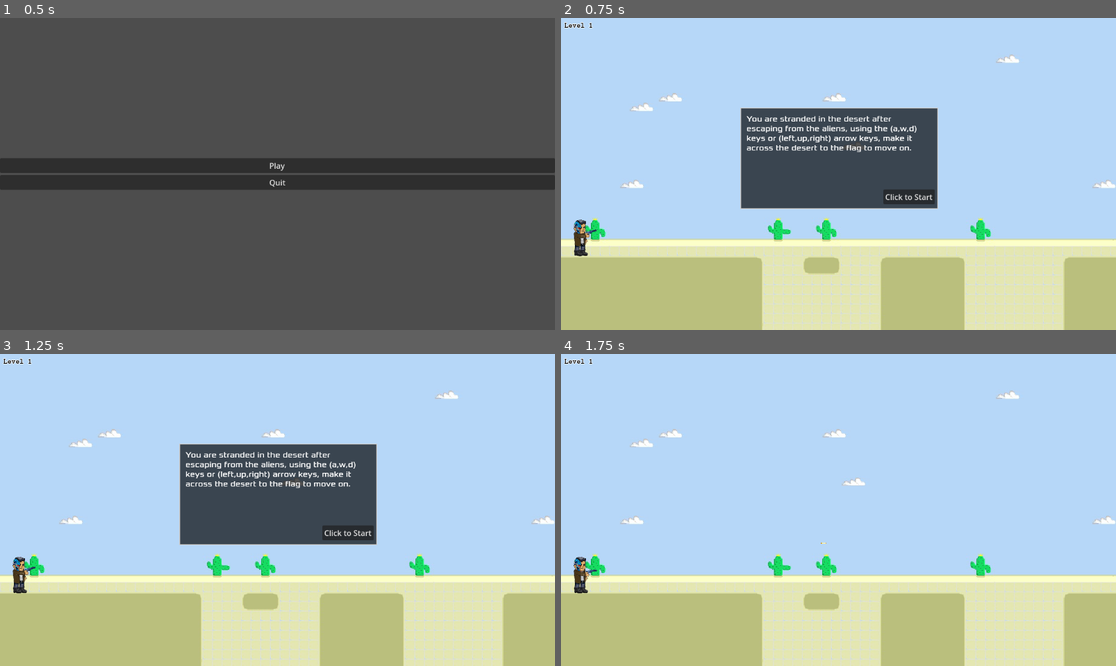
Above: before the commit, frames 1-4 (two rows, left to right).
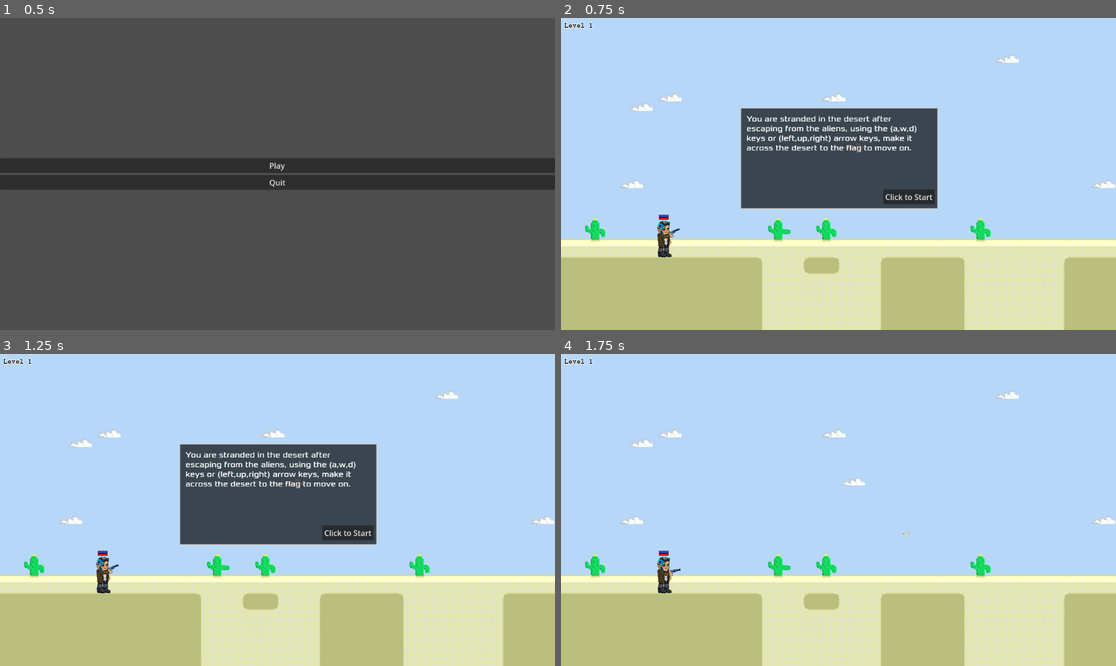
Above: after the commit, the same moments.

Repository: Patelprincein/CS2053Project-team16
Game: Godot game, scene res://scenes/main_menu.tscn
The game is run twice, just before and just after one commit, with the same random seed, the same clock (stepped at 60 frames per second) and the same inputs.
Inputs:
- Up to frame 1 (0.5 s): no input
- Up to frame 2 (0.75 s): click "Play" at 0.5 s
- Up to frame 3 (1.25 s): no input
- Up to frame 4 (1.75 s): click "Click to Start" at 1.25 s

Frame 1 is identical in both runs. In frame 2, 0.6% of the frame differs, in the area x 2-22%, y 63-77%; in frame 3, 0.6%; in frame 4, 0.6%, in the area x 2-63%, y 57-77%.

Commit message:
added bars
added health and nitro bar

Diff:
--- a/project---robots--a-survival-challenge/level_1.gd
+++ b/project---robots--a-survival-challenge/level_1.gd
@@ -7,5 +7,5 @@
 	print("level1")
 
 func _on_end_of_level_body_entered(body: Node2D) -> void:
-	if body.name == "Player":
-		get_tree().change_scene_to_file(NEXT_LEVEL)
+	if body.name == "Player-Body":
+		get_tree().change_scene_to_file("res://scenes/levels/level_2.tscn")
--- a/project---robots--a-survival-challenge/player/scenes/player_body.tscn
+++ b/project---robots--a-survival-challenge/player/scenes/player_body.tscn
@@ -8,6 +8,9 @@
 [ext_resource type="PackedScene" uid="uid://bd4qkqjxvrcr1" path="res://player/scenes/left_arm.tscn" id="6_tvylm"]
 [ext_resource type="Texture2D" uid="uid://8rgsjhfnt2ky" path="res://player/visuals/jet-pack.png" id="7_6dmi2"]
 [ext_resource type="PackedScene" uid="uid://tcdyq4u1xssu" path="res://player/scenes/gun.tscn" id="7_v1go5"]
+[ext_resource type="Texture2D" uid="uid://bljgpf16ylrr2" path="res://bars/Emptybar.png" id="9_xl3hi"]
+[ext_resource type="Texture2D" uid="uid://oynxnbasil83" path="res://bars/Nitrobar.png" id="10_nevek"]
+[ext_resource type="Texture2D" uid="uid://cpxyjf48a5g63" path="res://bars/Healthbar.png" id="11_he0xp"]
 
 [sub_resource type="Animation" id="Animation_r51kf"]
 resource_name = "Fly"
@@ -456,9 +459,28 @@
 position = Vector2(102.667, 3.66667)
 scale = Vector2(0.84, 0.84)
 
-[node name="Area2D" type="Area2D" parent="." groups=["player"]]
+[node name="Area2D" type="Area2D" parent="."]
 
 [node name="CollisionShape2D" type="CollisionShape2D" parent="Area2D" groups=["player"]]
 shape = SubResource("RectangleShape2D_11jb3")
 
+[node name="FlightEnergyBar" type="TextureProgressBar" parent="."]
+offset_left = -17.0
+offset_top = -87.0
+offset_right = 983.0
+offset_bottom = 63.0
+scale = Vector2(0.0352269, 0.0684739)
+texture_under = ExtResource("9_xl3hi")
+texture_progress = ExtResource("10_nevek")
+
+[node name="HealthBar" type="TextureProgressBar" parent="."]
+offset_left = -17.0
+offset_top = -78.0
+offset_right = 983.0
+offset_bottom = 72.0
+scale = Vector2(0.0352269, 0.0684739)
+texture_under = ExtResource("9_xl3hi")
+texture_progress = ExtResource("11_he0xp")
+
 [connection signal="body_entered" from="Body/Left_arm/Gun" to="Body/Left_arm/Gun" method="_on_body_entered"]
+[connection signal="area_entered" from="Area2D" to="." method="_on_area_2d_area_entered"]
--- a/project---robots--a-survival-challenge/player/scripts/Gun.gd
+++ b/project---robots--a-survival-challenge/player/scripts/Gun.gd
@@ -15,7 +15,8 @@
 	fire_timer.connect("timeout", Callable(self, "_fire_bullet"))
 	add_child(fire_timer)
 
-func _process(delta: float) -> void:
+@warning_ignore("unused_parameter")
+func _process(delta):
 	# Start the timer if the player is holding down the "shoot" action.
 	if Input.is_action_pressed("shoot") and not firing:
 		firing = true
@@ -24,6 +25,7 @@
 	elif not Input.is_action_pressed("shoot") and firing:
 		firing = false
 		fire_timer.stop()
+	pass
 
 func _fire_bullet() -> void:
 	if bullet_scene == null:
--- a/project---robots--a-survival-challenge/player/scripts/bullet.gd
+++ b/project---robots--a-survival-challenge/player/scripts/bullet.gd
@@ -11,6 +11,5 @@
 	if position.x > 2000 or position.x < -2000 or position.y > 2000 or position.y < -2000:
 		queue_free()
 
-func _on_Bullet_body_entered(body: Node) -> void:
-	# When the bullet collides with something, remove it.
+func _on_Bullet_body_entered():
 	queue_free()
--- a/project---robots--a-survival-challenge/player/scripts/player_body.gd
+++ b/project---robots--a-survival-challenge/player/scripts/player_body.gd
@@ -1,74 +1,67 @@
 extends CharacterBody2D
 
-
 const speed = 100
-const GRAVITY = 250  # Gravity
-const fly_speed = 500
+const GRAVITY = 250
+const fly_speed = 40
 const JUMP_FORCE = 200
 
 var left_arm
 var body_scale_x
+var tdleta
+var flight_energy = 100.0
+
+@onready var energy_bar = $FlightEnergyBar
+@export var health: int = 20
 
 func _ready() -> void:
 	left_arm = $Body/Left_arm
-	$Body/ChestSprite/RLeg/RJet.visible = false
-	$Body/ChestSprite/LLeg/LJet.visible = false
+	visible_jets(false)
 	body_scale_x = $Body.scale.x
+	$FlightEnergyBar.max_value = flight_energy
+	$FlightEnergyBar.value = flight_energy
+	$HealthBar.max_value = health
+	$HealthBar.value = health
 
-func _process(delta):
-	if $Body.scale.x > 0: # looking right
+@warning_ignore("unused_parameter")
+func _process(dleta):
+	if $Body.scale.x > 0:
 		left_arm.rotation = (get_global_mouse_position() - left_arm.global_position).angle()
-	else: # looking left
+	else:
 		var dir = get_global_mouse_position() - left_arm.global_position
 		dir.x = -dir.x
 		left_arm.rotation = dir.angle()
 
+
 func _physics_process(delta: float) -> void:
-
 	velocity.x = 0
-
-	if (((left_arm.rotation_degrees < -90 && left_arm.rotation_degrees > -180) || (left_arm.rotation_degrees < 180 && left_arm.rotation_degrees > 90)) && ((get_global_mouse_position().x - left_arm.global_position.x) < 0)):
-		$Body.scale.x = -$Body.scale.x
-	if (((left_arm.rotation_degrees < -90 && left_arm.rotation_degrees > -180) || (left_arm.rotation_degrees < 180 && left_arm.rotation_degrees > 90)) && ((get_global_mouse_position().x - left_arm.global_position.x) > 0)):
-		$Body.scale.x = -$Body.scale.x
+	player_faces()
 	if Input.is_action_pressed("left"):
 		velocity.x = -speed
 		$AnimationPlayer.play("walk")
-		#if $Body.scale.x > 0:
-		#	$Body.scale.x = -body_scale_x
-
-	# Moving Right ([RIGHT]/[D])
 	if Input.is_action_pressed("right"):
 		velocity.x = speed
 		$AnimationPlayer.play("walk")
-		#if $Body.scale.x < 0:
-		#	$Body.scale.x = body_scale_x
 
-	# Not Moving
-	if not Input.is_action_pressed("right") and not Input.is_action_pressed("left"):
-		$AnimationPlayer.play("idle")
-
-	# Jump ([SPACE])
 	if is_on_floor() and Input.is_action_pressed("jump"):
 		velocity.y = -JUMP_FORCE
 
-	# Flying ([UP]/[W])
-	if Input.is_action_pressed("up"):
-		velocity.y -= fly_speed * delta
-		$Body/ChestSprite/LLeg/LJet.visible = true
-		$Body/ChestSprite/RLeg/RJet.visible = true
+	if not Input.is_action_pressed("up"):
+		if flight_energy < 100:
+			flight_energy += 0.8 * delta * 60
+			energy_bar.value = flight_energy
+
+	if Input.is_action_pressed("up") and flight_energy > 0:
+		velocity.y -= fly_speed * 0.18
+		visible_jets(true)
+		flight_energy -= 0.5
+		energy_bar.value = flight_energy
 		if Input.is_action_pressed("left") or Input.is_action_pressed("right"):
-			$AnimationPlayer.play("Fly")  # Play "fly" when moving and flying
+			$AnimationPlayer.play("Fly")
 		else:
-			$AnimationPlayer.play("idle")  # Play "idle" when flying but not moving
+			$AnimationPlayer.play("idle")
 	else:
-		# Disable jets when not flying
-		$Body/ChestSprite/LLeg/LJet.visible = false
-		$Body/ChestSprite/RLeg/RJet.visible = false
-
-	# Add Gravity
+		visible_jets(false)
 	velocity.y += GRAVITY * delta
-
 	move_and_slide()
 
 func _input(event):
@@ -76,7 +69,26 @@
 	if event.is_action_pressed("shoot"):
 		$Body/Left_arm/Gun._fire_bullet()
 
+func got_hit():
+	health -= 1
+	$HealthBar.value = health
+	if health <= 0:
 
-func _on_end_level_2_body_entered(body: Node2D) -> void:
-	if body.name == "Player-Body":  # make sure it's the player triggering the level change
-		get_tree().change_scene_to_file("res://scenes/levels/level_2.tscn")
+		get_tree().reload_current_scene()
+
+
+func _on_area_2d_area_entered(area: Area2D) -> void:
+	print(area.name)
+	if area.is_in_group("enemyBullet"):
+		got_hit()
+		area.queue_free()
+
+func visible_jets(ans):
+	$Body/ChestSprite/RLeg/RJet.visible = ans
+	$Body/ChestSprite/LLeg/LJet.visible = ans
+
+func player_faces():
+	if (((left_arm.rotation_degrees < -90 && left_arm.rotation_degrees > -180) || (left_arm.rotation_degrees < 180 && left_arm.rotation_degrees > 90)) && ((get_global_mouse_position().x - left_arm.global_position.x) < 0)):
+		$Body.scale.x = -$Body.scale.x
+	if (((left_arm.rotation_degrees < -90 && left_arm.rotation_degrees > -180) || (left_arm.rotation_degrees < 180 && left_arm.rotation_degrees > 90)) && ((get_global_mouse_position().x - left_arm.global_position.x) > 0)):
+		$Body.scale.x = -$Body.scale.x
--- a/project---robots--a-survival-challenge/scenes/levels/dialogue.gd
+++ b/project---robots--a-survival-challenge/scenes/levels/dialogue.gd
@@ -1,8 +1,9 @@
 extends Panel
 
-@onready var dialogue_box : Panel = get_node("DialogueBox")
+@onready var dialogue_box : Panel = get_node("/root/level-1/CanvasLayer/DialogueBox")
 
 
 func _on_start_button_pressed() -> void:
+	@warning_ignore("shadowed_variable")
 	var dialogue_box = get_parent()
 	dialogue_box.visible = false
--- a/project---robots--a-survival-challenge/scenes/levels/level_1.tscn
+++ b/project---robots--a-survival-challenge/scenes/levels/level_1.tscn
@@ -269,11 +269,12 @@
 player = NodePath("../../../../Player-Body")
 
 [node name="Player-Body" parent="." groups=["player"] instance=ExtResource("9_u6ucp")]
-position = Vector2(30, 301)
+position = Vector2(169, 309)
 scale = Vector2(0.45, 0.45)
 
 [node name="Camera2D" type="Camera2D" parent="." node_paths=PackedStringArray("player")]
 position = Vector2(460, 200)
+scale = Vector2(0.1, 0.1)
 zoom = Vector2(1.25, 1.25)
 script = ExtResource("10_pcd30")
 player = NodePath("../Player-Body")
@@ -333,4 +334,4 @@
 shape = SubResource("RectangleShape2D_8356f")
 
 [connection signal="pressed" from="CanvasLayer/DialogueBox/StartButton" to="CanvasLayer/DialogueBox" method="_on_start_button_pressed"]
-[connection signal="body_entered" from="Flag/endLevel2" to="Player-Body" method="_on_end_level_2_body_entered"]
+[connection signal="body_entered" from="Flag/endLevel2" to="." method="_on_end_of_level_body_entered"]
--- a/project---robots--a-survival-challenge/scenes/levels/level_3.tscn
+++ b/project---robots--a-survival-challenge/scenes/levels/level_3.tscn
@@ -161,6 +161,7 @@
 
 [node name="Player-Body" parent="." groups=["player"] instance=ExtResource("7_3xtxb")]
 position = Vector2(61, 179)
+scale = Vector2(0.5, 0.5)
 
 [node name="CanvasLayer" type="CanvasLayer" parent="."]
 
--- a/project---robots--a-survival-challenge/scenes/levels/level_4.tscn
+++ b/project---robots--a-survival-challenge/scenes/levels/level_4.tscn
@@ -170,6 +170,7 @@
 
 [node name="Player-Body" parent="." groups=["player"] instance=ExtResource("7_jpc5f")]
 position = Vector2(67, 340)
+scale = Vector2(0.5, 0.5)
 
 [node name="CanvasLayer" type="CanvasLayer" parent="."]
 
--- a/project---robots--a-survival-challenge/scenes/levels/main_camera.gd
+++ b/project---robots--a-survival-challenge/scenes/levels/main_camera.gd
@@ -8,8 +8,8 @@
 func _ready() -> void:
 	global_position = Vector2(left_frame, 200)
 
-
 # Called every frame. 'delta' is the elapsed time since the previous frame.
+@warning_ignore("unused_parameter")
 func _process(delta: float) -> void:
 	if player.global_position.x > left_frame and player.global_position.x < right_frame:
 		global_position.x = player.global_position.x
Binary file added: project---robots--a-survival-challenge/bars/Emptybar.png
Not shown, added: project---robots--a-survival-challenge/bars/Emptybar.png.import
Binary file added: project---robots--a-survival-challenge/bars/Healthbar.png
Not shown, added: project---robots--a-survival-challenge/bars/Healthbar.png.import
Binary file added: project---robots--a-survival-challenge/bars/Nitrobar.png
Not shown, added: project---robots--a-survival-challenge/bars/Nitrobar.png.import
Not shown: 1 places in project---robots--a-survival-challenge/player/scenes/player_body.tscn that only renumber resources
